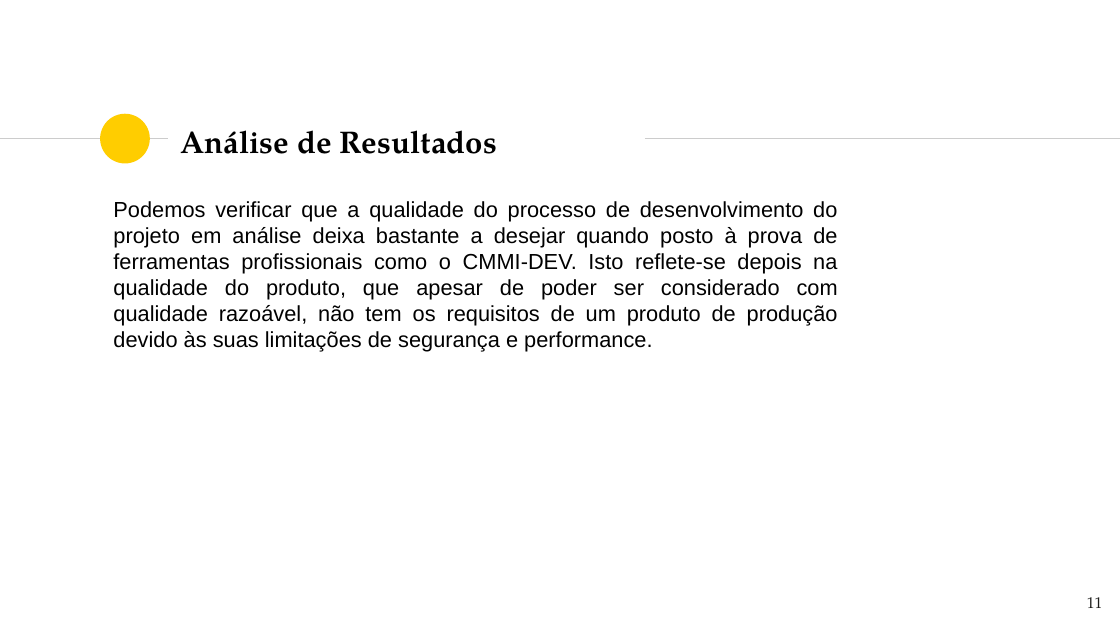
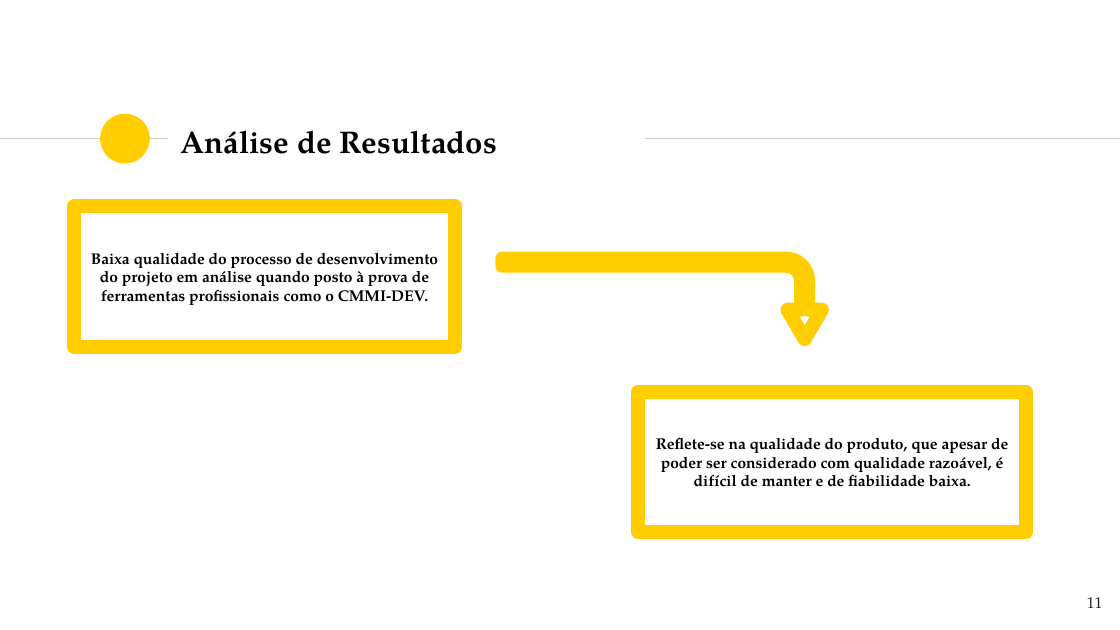
Before and after one commit to k4rd050/qesoft_g12, a slide deck: slide 11 of QESOFT-TP2-Grupo12-Apresentacao.pptx. Drawn at 1120x630 pixels with LibreOffice and Linux fonts; fonts in the diff are those of the drawing. Boxes give left, top, right and bottom in pixels: in the first picture for what was removed or moved away, otherwise in the second. Text is boxed around its words. In the diff, an @@ line names an element or a change of style, - is before the commit and + after.

```diff
--- a/QESOFT-TP2-Grupo12-Apresentacao.pptx
+++ b/QESOFT-TP2-Grupo12-Apresentacao.pptx
@@ rectangle added at (x1=74, y1=206, x2=455, y2=346), outline #FFCD00 9 pt, 10 pt, text #000000, bold @@
+Baixa qualidade do processo de desenvolvimento do projeto em análise quando posto à prova de ferramentas profissionais como o CMMI-DEV.
@@ text removed at (x1=113, y1=201, x2=838, y2=352) @@
-Podemos verificar que a qualidade do processo de desenvolvimento do projeto em análise deixa bastante a desejar quando posto à prova de ferramentas profissionais como o CMMI-DEV. Isto reflete-se depois na qualidade do produto, que apesar de poder ser considerado com qualidade razoável, não tem os requisitos de um produto de produção devido às suas limitações de segurança e performance.
@@ bent arrow added at (x1=502, y1=258, x2=822, y2=339), outline #FFCD00 9 pt @@
@@ rectangle added at (x1=638, y1=392, x2=1026, y2=532), outline #FFCD00 9 pt, 10 pt, text #000000, bold @@
+Reflete-se na qualidade do produto, que apesar de poder ser considerado com qualidade razoável, é difícil de manter e de fiabilidade baixa.
```
Also in this commit, not shown: 5 other slides changed.
